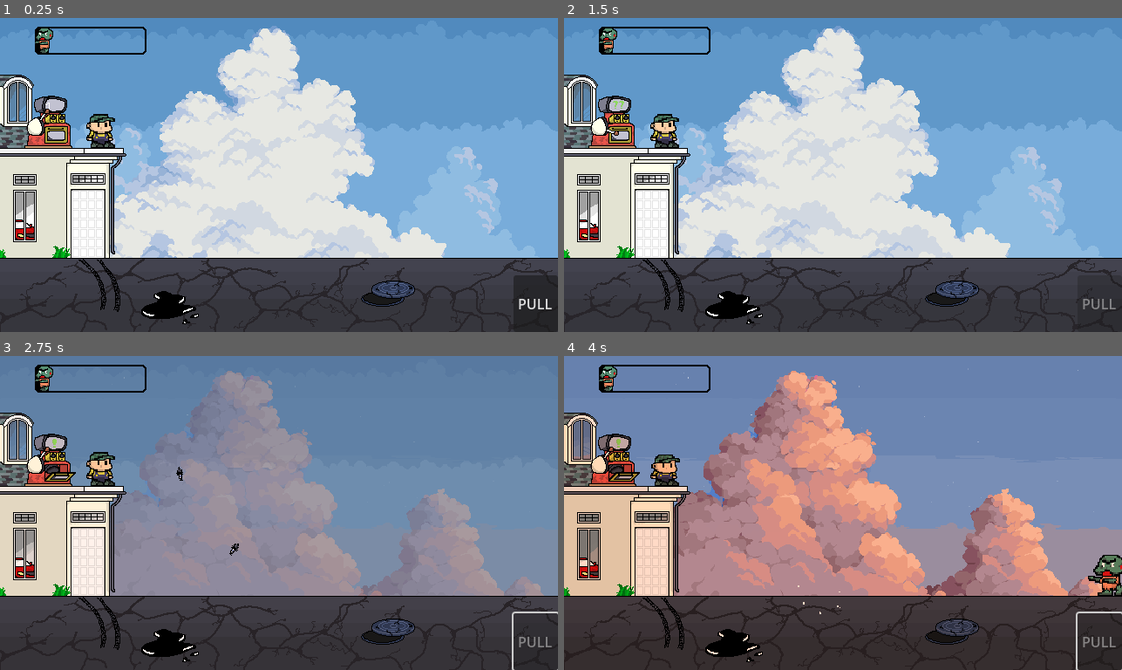
Above: before the commit, frames 1-4 (two rows, left to right).
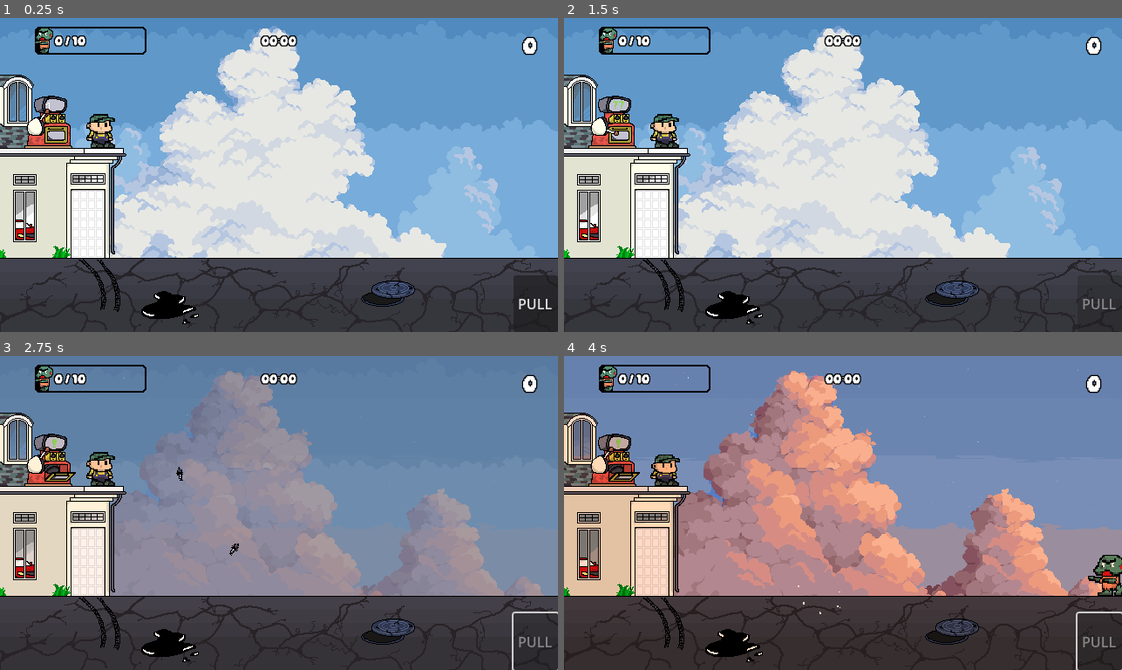
Above: after the commit, the same moments.

Repository: RayhanSP/gamedev-solo
Game: Godot game, scene res://scenes/main.tscn
The game is run twice, just before and just after one commit, with the same random seed, the same clock (stepped at 60 frames per second) and the same inputs.
Inputs (mouse positions are in pixels of both pictures, inside the frame that each line leads up to):
- Up to frame 1 (0.25 s): no input
- Up to frame 2 (1.5 s): click (580, 36) at 0.52 s; click "PULL" at 1.25 s
- Up to frame 3 (2.75 s): tap Enter (ui_accept) at 2, 2.27 s; hold Right (ui_right) from 2.03 s (still down)
- Up to frame 4 (4 s): tap Enter (ui_accept) at 3.02 s; release Right (ui_right) at 3.53 s; hold Left (ui_left) from 3.53 s (still down)

The runs differ from the first frame. In frame 1, 0.5% of the frame differs, in the area x 9-97%, y 5-12%; in frame 2, 0.5%; in frame 3, 0.5%; in frame 4, 0.5%.

Commit message:
feat: implement HUD skeleton

Diff:
--- a/scenes/main.tscn
+++ b/scenes/main.tscn
@@ -41,6 +41,7 @@
 [ext_resource type="PackedScene" uid="uid://cxxs7pcsc4ei4" path="res://scenes/item_ban.tscn" id="25_og1vs"]
 [ext_resource type="PackedScene" uid="uid://blfe2lt2lq7co" path="res://scenes/item_battery.tscn" id="25_vxglm"]
 [ext_resource type="Texture2D" uid="uid://cburkuog7t6cu" path="res://assets/sprites/warningSymbol.png" id="30_fv21b"]
+[ext_resource type="FontFile" uid="uid://bb0bd0cd2vup1" path="res://assets/fonts/daydream_3/Daydream DEMO.otf" id="41_2cjbq"]
 
 [sub_resource type="RectangleShape2D" id="RectangleShape2D_sgp6g"]
 size = Vector2(29.550388, 17.552002)
@@ -215,10 +216,55 @@
 offset_right = 80.0
 offset_bottom = 25.0
 
+[node name="CountLabel" type="Label" parent="HUD/ZombieBar" unique_id=2005645823]
+layout_mode = 0
+offset_left = 23.05
+offset_top = 9.0
+offset_right = 63.05
+offset_bottom = 32.000015
+theme_override_colors/font_outline_color = Color(0, 0, 0, 1)
+theme_override_constants/outline_size = 5
+theme_override_fonts/font = ExtResource("41_2cjbq")
+theme_override_font_sizes/font_size = 9
+text = "0 / 10"
+
 [node name="WarningSymbol" type="TextureRect" parent="HUD" unique_id=539151269]
 modulate = Color(1, 1, 1, 0)
-offset_left = 70.0
+offset_left = 120.0
 offset_top = 10.0
-offset_right = 102.0
+offset_right = 152.0
 offset_bottom = 42.0
 texture = ExtResource("30_fv21b")
+
+[node name="TimeLabel" type="Label" parent="HUD" unique_id=335585213]
+anchors_preset = 5
+anchor_left = 0.5
+anchor_right = 0.5
+offset_left = -20.0
+offset_top = 19.0
+offset_right = 20.0
+offset_bottom = 42.0
+grow_horizontal = 2
+theme_override_colors/font_outline_color = Color(0, 0, 0, 1)
+theme_override_constants/outline_size = 5
+theme_override_fonts/font = ExtResource("41_2cjbq")
+theme_override_font_sizes/font_size = 9
+text = "00:00"
+
+[node name="ScoreLabel" type="Label" parent="HUD" unique_id=1017984830]
+anchors_preset = 1
+anchor_left = 1.0
+anchor_right = 1.0
+offset_left = -40.0
+offset_top = 19.0
+offset_bottom = 45.0
+grow_horizontal = 0
+theme_override_colors/font_outline_color = Color(0, 0, 0, 1)
+theme_override_constants/outline_size = 5
+theme_override_fonts/font = ExtResource("41_2cjbq")
+text = "0"
+
+[node name="TextureButton" type="TextureButton" parent="HUD" unique_id=59147869]
+process_mode = 3
+offset_right = 40.0
+offset_bottom = 40.0
